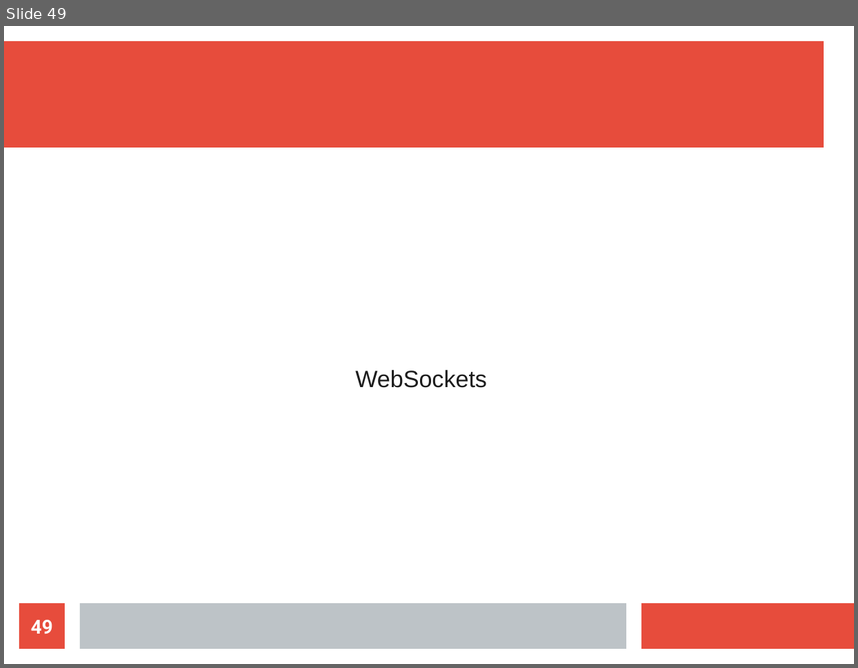
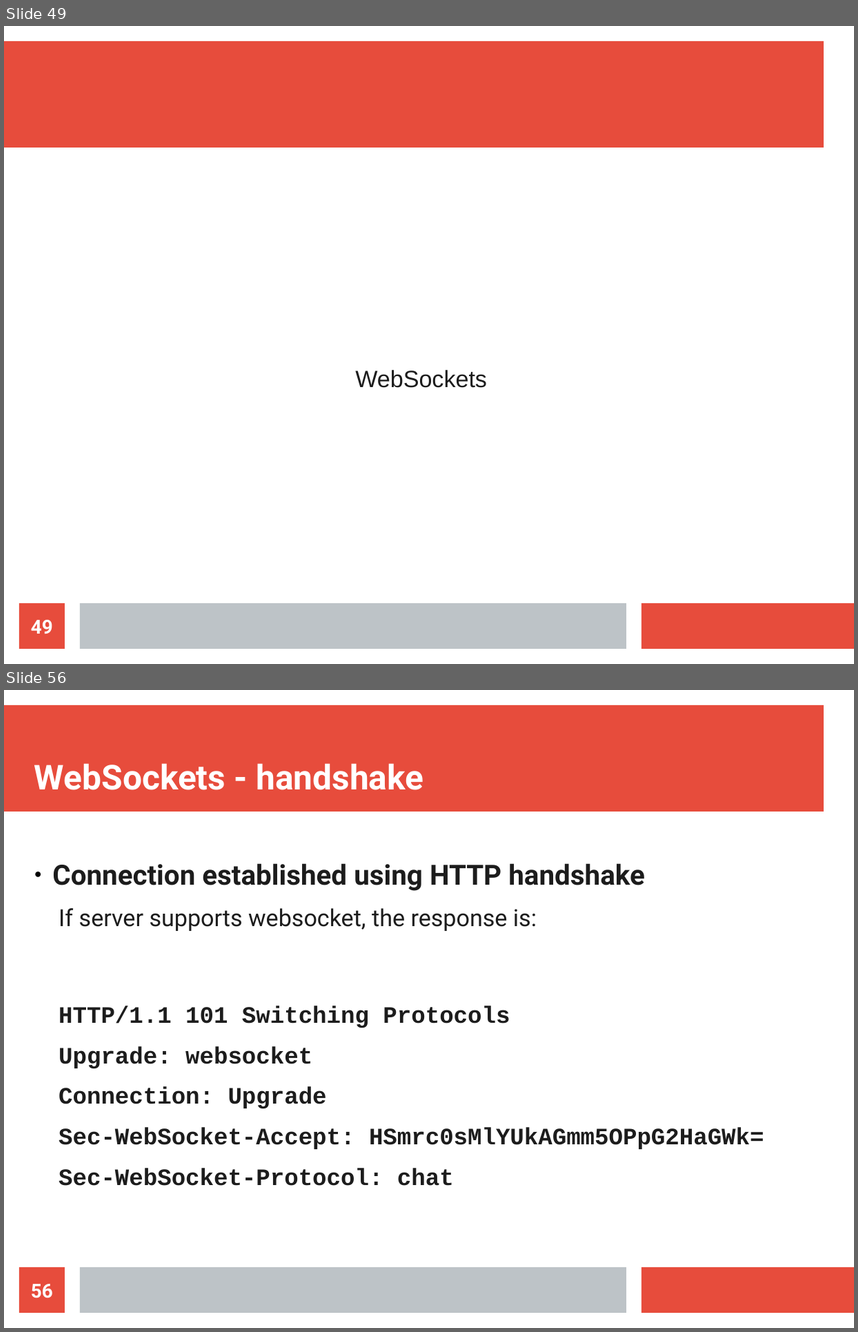
Before and after one commit to maxotta/pia-labs, a slide deck: lectures/ws_wsockets/ws_wsockets.odp. Shown one above the other, each under a label of ours: slide 49 before the commit, slides 49 and 56 after it; the slides between them are not shown. The pictures are 858x668 and 858x1332 pixels, drawn with LibreOffice and Linux fonts; fonts in the diff are those of the drawing. Boxes give left, top, right and bottom in pixels: in the first picture for what was removed or moved away, otherwise in the second. Text is boxed around its words. In the diff, an @@ line names an element or a change of style, - is before the commit and + after.

Commit message:
[lec-wss] websockets

```diff
--- a/lectures/ws_wsockets/ws_wsockets.odp
+++ b/lectures/ws_wsockets/ws_wsockets.odp
@@ slide 56 added at box(4, 690, 854, 1328), background #FFFFFF; not listed: 3 template elements that a slide beside it also shows @@
@@ title added at box(34, 763, 424, 790), 32 pt, text #FFFFFF, bold @@
+WebSockets - handshake
@@ text added at box(52, 863, 764, 1185), 22 pt, text #1C1C1C, bold @@
+● Connection established using HTTP handshake
+  If server supports websocket, the response is:
+  HTTP/1.1 101 Switching Protocols
+  Upgrade: websocket
+  Connection: Upgrade
+  Sec-WebSocket-Accept: HSmrc0sMlYUkAGmm5OPpG2HaGWk=
+  Sec-WebSocket-Protocol: chat
@@ page number added at box(19, 1267, 65, 1312), fill #E74C3C, 18 pt, text #FFFFFF, bold @@
+56
```
Also in this commit, not shown: 2 slides changed, 18 other slides added, 4 other files.
